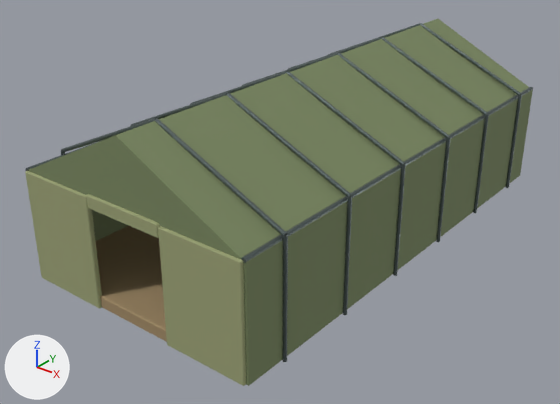
What one commit did to the glTF model examples/open_world_shooter/assets/barracks.glb.
Before and after are seen from a 50 mm camera at (10.47, -14.36, 9.1) aimed at (-0.24, -0.98, 0.8). Every picture has the same lights, and +X, +Y and +Z are marked at lower left. The picture after the commit comes second. Vertices at exactly the same position are counted once.

In view in the first picture: 'barracks'.
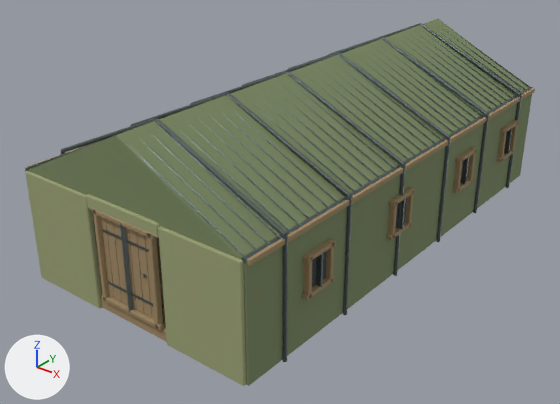
Where the change shows, as pixel boxes (x1, y1, x2, y2) in the pictures (560 x 404 px):
'barracks', reshaped
    before: (25, 19, 533, 386)
    after: (25, 19, 535, 386)
part 1 of me_cube_086, added (brown)
    after: (100, 217, 115, 298)
part 2 of me_cube_086, added (brown)
    after: (106, 219, 122, 302)
part 3 of me_cube_086, added (brown)
    after: (114, 223, 128, 305)
part 4 of me_cube_086, added (mostly hidden)
    after: (126, 228, 137, 310)
part 5 of me_cube_086, added (brown)
    after: (129, 229, 144, 313)
part 6 of me_cube_086, added (brown)
    after: (137, 233, 152, 318)
part 7 of me_cube_086, added (mostly hidden)
    after: (145, 236, 155, 319)
part 8 of me_cube_086, added
    after: (25, 24, 535, 330)

The edits, one by one:
Material 'black' (mat_black) is new.
Its base color is (0.025, 0.033, 0.035) (dark grey #2c3335).
Its metallic is 0.15.
Its roughness is 0.65.
Material 'sand' (mat_sand) is new.
Its base color is (0.48, 0.43, 0.26) (beige #b8af8b).
Its roughness is 0.99.
Material 'bark' (mat_bark) is new.
Its base color is (0.21, 0.12, 0.065) (brown #7e6148).
Its roughness is 0.95.
me_cube_086 is used by ob_barracks; location (0.0, 0.0, 0.0).
me_cube_086 had 742 vertices, 1338 faces and spanned x -3.14..3.14, y -6.06..6.06, z 0.0..4.14.
me_cube_086 now has 3690 vertices, 6494 faces and spans x -3.19..3.19, y -6.08..6.08, z 0.0..4.14.
me_cube_086 part 1: the loose piece of 24 vertices spanning x -3.0..-1.0, y -6.06..-5.94, z 0.0..2.6 is copied, and the copy is scaled about its middle by (0.103, 0.208, 0.729), then moved by (1.34, 0.02, 0.05), in mat_wood (brown #a08965); it spans x -0.77..-0.56, y -5.99..-5.96, z 0.41..2.29.
me_cube_086 part 2: the loose piece of 24 vertices spanning x -3.0..-1.0, y -6.06..-5.94, z 0.0..2.6 is copied, and the copy is scaled about its middle by (0.103, 0.208, 0.729), then moved by (1.56, 0.02, 0.05), in mat_wood (brown #a08965); it spans x -0.55..-0.34, y -5.99..-5.96, z 0.41..2.29.
me_cube_086 part 3: the loose piece of 24 vertices spanning x -3.0..-1.0, y -6.06..-5.94, z 0.0..2.6 is copied, and the copy is scaled about its middle by (0.103, 0.208, 0.729), then moved by (1.78, 0.02, 0.05), in mat_wood (brown #a08965); it spans x -0.33..-0.12, y -5.99..-5.96, z 0.41..2.29.
me_cube_086 part 4: the loose piece of 24 vertices spanning x -3.0..-1.0, y -6.06..-5.94, z 0.0..2.6 is copied, and the copy is scaled about its middle by (0.103, 0.208, 0.729), then moved by (2.0, 0.02, 0.05), in mat_wood (brown #a08965); it spans x -0.1..0.1, y -5.99..-5.96, z 0.41..2.29.
me_cube_086 part 5: the loose piece of 24 vertices spanning x 1.0..3.0, y -6.06..-5.94, z 0.0..2.6 is copied, and the copy is scaled about its middle by (0.103, 0.208, 0.729), then moved by (-1.78, 0.02, 0.05), in mat_wood (brown #a08965); it spans x 0.12..0.33, y -5.99..-5.96, z 0.41..2.29.
me_cube_086 part 6: the loose piece of 24 vertices spanning x 1.0..3.0, y -6.06..-5.94, z 0.0..2.6 is copied, and the copy is scaled about its middle by (0.103, 0.208, 0.729), then moved by (-1.56, 0.02, 0.05), in mat_wood (brown #a08965); it spans x 0.34..0.55, y -5.99..-5.96, z 0.41..2.29.
me_cube_086 part 7: the loose piece of 24 vertices spanning x 1.0..3.0, y -6.06..-5.94, z 0.0..2.6 is copied, and the copy is scaled about its middle by (0.103, 0.208, 0.729), then moved by (-1.34, 0.02, 0.05), in mat_wood (brown #a08965); it spans x 0.56..0.77, y -5.99..-5.96, z 0.41..2.29.
me_cube_086 part 8: 2612 vertices added at x -3.19..3.19, y -6.08..6.08, z 0.28..4.09.
Other edits to the shape of me_cube_086 do not show in these pictures.
me_cube_086 gains material mat_black (dark grey #2c3335).
me_cube_086 gains material mat_bark (brown #7e6148).
me_cube_086 gains material mat_sand (beige #b8af8b).
